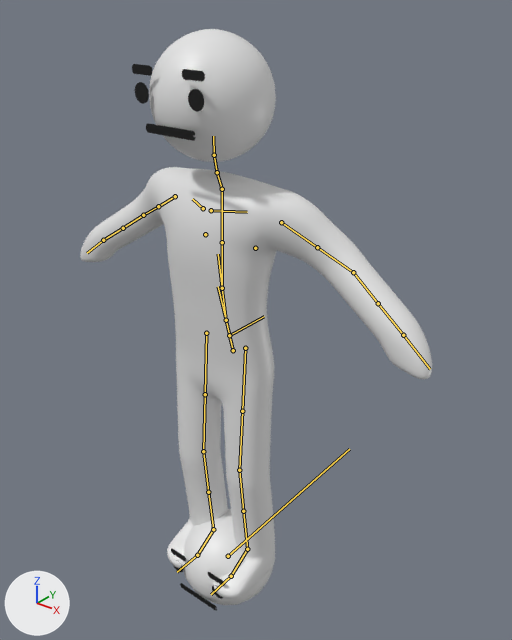
Renders of the FBX model Assets/Models/human.fbx from each side of a commit.
One viewpoint serves both versions: a 50 mm camera at (1.59, -1.78, 2.32) aimed at (0.06, 0.12, 1.14). The axes (+X, +Y, +Z) are drawn at lower left. The lights are the same throughout. Both versions are drawn at frame 111 of the action 'rig|fold arms'; the numbers are the values there. The bones that bend it are drawn over the model as lines. Objects named as collision shapes, trigger or cutter boxes, shadow casters or lower levels of detail are left out.

Names of what the first picture shows: 'face_LOD0', 'head sep', 'human_LOD0'.
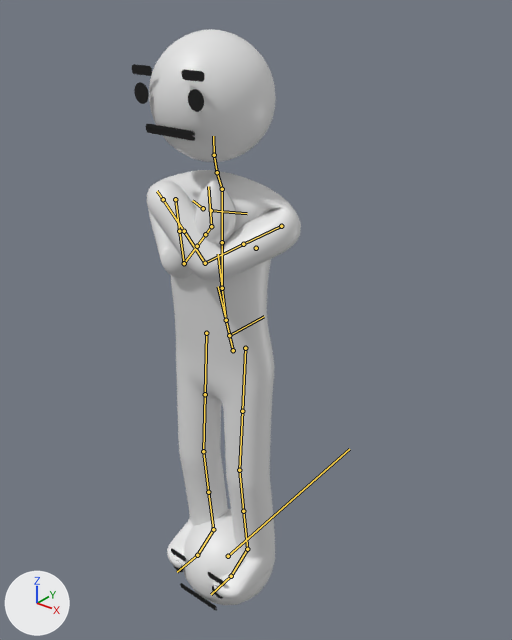
Diff of the bpy script that builds the scene:
```diff
--- a/Assets/Models/human.fbx.py
+++ b/Assets/Models/human.fbx.py
@@ bone_org_shoulder_l @@
 bone_org_shoulder_l = bpy.data.objects['rig'].pose.bones['ORG-shoulder.L']  # child of 'ORG-spine.003'
-bone_org_shoulder_l.rotation_quaternion = (1.0, 0.0, 0.0, 0.0)  # degrees (0, 0, 0)
+bone_org_shoulder_l.rotation_quaternion = (1.0, -0.023, 0.003, 0.0)  # degrees (-3, 0, 0)
@@ bone_def_upper_arm_l @@
 bone_def_upper_arm_l = bpy.data.objects['rig'].pose.bones['DEF-upper_arm.L']  # child of 'ORG-shoulder.L'
-bone_def_upper_arm_l.rotation_quaternion = (1.0, 0.0, 0.0, 0.0)  # degrees (0, 0, 0)
-bone_def_upper_arm_l.scale = (1.0, 1.0, 1.0)
+bone_def_upper_arm_l.rotation_quaternion = (0.546, 0.753, -0.003, -0.366)  # degrees (99, 33, -29)
+bone_def_upper_arm_l.scale = (1.01, 0.97, 1.01)
@@ bone_def_upper_arm_l_001 @@
 bone_def_upper_arm_l_001 = bpy.data.objects['rig'].pose.bones['DEF-upper_arm.L.001']  # child of 'DEF-upper_arm.L'
-bone_def_upper_arm_l_001.rotation_quaternion = (1.0, 0.0, 0.0, 0.0)  # degrees (0, 0, 0)
+bone_def_upper_arm_l_001.rotation_quaternion = (0.996, 0.0, 0.086, 0.0)  # degrees (0, 10, 0)
@@ bone_def_forearm_l @@
 bone_def_forearm_l = bpy.data.objects['rig'].pose.bones['DEF-forearm.L']  # child of 'DEF-upper_arm.L.001'
-bone_def_forearm_l.rotation_quaternion = (1.0, 0.0, 0.0, 0.0)  # degrees (0, 0, 0)
-bone_def_forearm_l.scale = (1.0, 1.0, 1.0)
+bone_def_forearm_l.rotation_quaternion = (0.85, 0.514, 0.07, -0.092)  # degrees (62, 12, -5)
+bone_def_forearm_l.scale = (1.0, 0.96, 1.04)
@@ bone_def_forearm_l_001 @@
 bone_def_forearm_l_001 = bpy.data.objects['rig'].pose.bones['DEF-forearm.L.001']  # child of 'DEF-forearm.L'
-bone_def_forearm_l_001.rotation_quaternion = (1.0, 0.0, 0.0, 0.0)  # degrees (0, 0, 0)
+bone_def_forearm_l_001.rotation_quaternion = (0.994, 0.0, 0.105, 0.0)  # degrees (0, 12, 0)
@@ bone_def_hand_l @@
 bone_def_hand_l = bpy.data.objects['rig'].pose.bones['DEF-hand.L']  # child of 'DEF-forearm.L.001'
-bone_def_hand_l.rotation_quaternion = (1.0, 0.0, 0.0, 0.0)  # degrees (0, 0, 0)
-bone_def_hand_l.scale = (1.0, 1.0, 1.0)
+bone_def_hand_l.rotation_quaternion = (0.887, 0.209, 0.117, -0.394)  # degrees (18, 22, -44)
+bone_def_hand_l.scale = (1.01, 1.0, 0.99)
@@ bone_org_shoulder_r @@
 bone_org_shoulder_r = bpy.data.objects['rig'].pose.bones['ORG-shoulder.R']  # child of 'ORG-spine.003'
-bone_org_shoulder_r.rotation_quaternion = (1.0, 0.0, 0.0, 0.0)  # degrees (0, 0, 0)
+bone_org_shoulder_r.rotation_quaternion = (1.0, -0.023, -0.003, 0.0)  # degrees (-3, 0, 0)
@@ bone_def_upper_arm_r @@
 bone_def_upper_arm_r = bpy.data.objects['rig'].pose.bones['DEF-upper_arm.R']  # child of 'ORG-shoulder.R'
-bone_def_upper_arm_r.rotation_quaternion = (1.0, 0.0, 0.0, 0.0)  # degrees (0, 0, 0)
-bone_def_upper_arm_r.scale = (1.0, 1.0, 1.0)
+bone_def_upper_arm_r.rotation_quaternion = (0.583, 0.532, -0.002, 0.614)  # degrees (55, -41, 71)
+bone_def_upper_arm_r.scale = (1.01, 0.97, 1.01)
@@ bone_def_upper_arm_r_001 @@
 bone_def_upper_arm_r_001 = bpy.data.objects['rig'].pose.bones['DEF-upper_arm.R.001']  # child of 'DEF-upper_arm.R'
-bone_def_upper_arm_r_001.rotation_quaternion = (1.0, 0.0, 0.0, 0.0)  # degrees (0, 0, 0)
+bone_def_upper_arm_r_001.rotation_quaternion = (0.987, 0.0, -0.161, 0.0)  # degrees (0, -18, 0)
@@ bone_def_forearm_r @@
 bone_def_forearm_r = bpy.data.objects['rig'].pose.bones['DEF-forearm.R']  # child of 'DEF-upper_arm.R.001'
-bone_def_forearm_r.rotation_quaternion = (1.0, 0.0, 0.0, 0.0)  # degrees (0, 0, 0)
-bone_def_forearm_r.scale = (1.0, 1.0, 1.0)
+bone_def_forearm_r.rotation_quaternion = (0.828, 0.517, -0.13, 0.175)  # degrees (62, -23, 10)
+bone_def_forearm_r.scale = (1.0, 0.96, 1.04)
@@ bone_def_forearm_r_001 @@
 bone_def_forearm_r_001 = bpy.data.objects['rig'].pose.bones['DEF-forearm.R.001']  # child of 'DEF-forearm.R'
-bone_def_forearm_r_001.rotation_quaternion = (1.0, 0.0, 0.0, 0.0)  # degrees (0, 0, 0)
+bone_def_forearm_r_001.rotation_quaternion = (0.981, 0.0, -0.192, 0.0)  # degrees (0, -22, 0)
@@ bone_def_hand_r @@
 bone_def_hand_r = bpy.data.objects['rig'].pose.bones['DEF-hand.R']  # child of 'DEF-forearm.R.001'
-bone_def_hand_r.rotation_quaternion = (1.0, 0.0, 0.0, 0.0)  # degrees (0, 0, 0)
-bone_def_hand_r.scale = (1.0, 1.0, 1.0)
+bone_def_hand_r.rotation_quaternion = (0.891, 0.205, -0.191, -0.356)  # degrees (31, -11, -47)
+bone_def_hand_r.scale = (1.0, 1.01, 0.99)
```

What differs and where, as boxes [x1, y1, x2, y2] in the pictures (512 x 640 px):
'human_LOD0', posed (56% narrower): before [80, 29, 432, 600]; after [147, 29, 301, 600]
bone 'ORG-shoulder.L', root to tip: before (211, 210) to (247, 212); after (211, 210) to (247, 213)
bone 'DEF-upper_arm.L', root to tip: before (281, 222) to (317, 247); after (281, 226) to (243, 244)
bone 'DEF-upper_arm.L.001', root to tip: before (317, 247) to (353, 272); after (243, 244) to (205, 263)
bone 'DEF-forearm.L', root to tip: before (353, 272) to (378, 303); after (205, 263) to (184, 231)
bone 'DEF-forearm.L.001', root to tip: before (378, 303) to (403, 335); after (184, 231) to (163, 199)
bone 'DEF-hand.L', root to tip: before (403, 335) to (430, 369); after (163, 199) to (157, 191)
bone 'ORG-shoulder.R', root to tip: before (203, 208) to (192, 199); after (203, 208) to (192, 200)
bone 'DEF-upper_arm.R', root to tip: before (175, 196) to (158, 206); after (175, 199) to (179, 231)
bone 'DEF-upper_arm.R.001', root to tip: before (158, 206) to (143, 215); after (179, 231) to (184, 263)
bone 'DEF-forearm.R', root to tip: before (143, 215) to (123, 228); after (184, 263) to (197, 246)
bone 'DEF-forearm.R.001', root to tip: before (123, 228) to (103, 240); after (197, 246) to (211, 226)
bone 'DEF-hand.R', root to tip: before (103, 240) to (87, 253); after (211, 226) to (208, 186)
